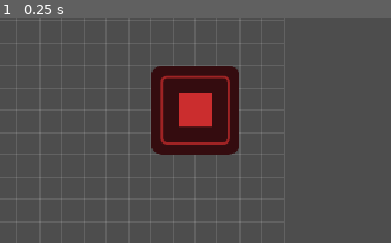
Above: before the commit, frame 1.
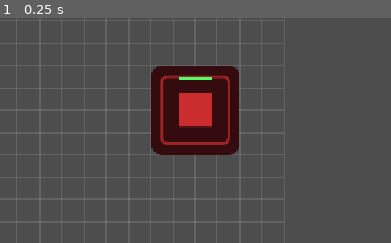
Above: after the commit, the same moment.

Repository: milinddashrathjoshi-pixel/WAR-GAME
Game: Godot game, scene res://scenes/main/main.tscn
Two runs of this game, one before a commit and one after it. Both use one fixed random seed, a clock stepped at 60 frames per second and the inputs below.
Inputs:
- Up to frame 1 (0.25 s): no input
The pictures show only the part of the screen within x 48-98%, y 0-50%; the shares and areas given below are measured in that part.

The runs differ from the first frame. In frame 1, 0.1% of the frame differs, in the area x 45-55%, y 26-28%.

Commit message:
Phase 3 MVP: combat, victory state, health bar — and bake UIDs
Phase 3 (combat loop):
- Building emits hp_changed and destroyed signals; take_damage clamps HP and
  fires both before queue_free.
- Infantry adds an attack loop: once arrived at the enemy ring cell it deals
  `damage` every `attack_interval` seconds. Idles when the target is gone.
- Level connects to the enemy Command Center's destroyed signal and emits a
  victory_triggered signal of its own.
- HealthBar (custom _draw Node2D) attaches to the enemy CC scene and tracks
  parent.hp_changed with a red->green gradient bar above the sprite.
- HUD gains a VictoryOverlay (dimmed background + "VICTORY!" label + Play
  Again button that reloads the scene). Wired via call_deferred so the
  connection survives Level._ready ordering.

UID bake (stops Godot from auto-modifying .tscn/.tres files on every open,
which was causing recurring `git pull` conflicts):
- Add .gd.uid sidecar for every script with a stable UID.
- Add uid="..." to every script ExtResource line across scenes and .tres
  resources so Godot trusts the committed identity.

https://claude.ai/code/session_019U8oQH6MLbad7Ncp5CKgn1

Diff:
--- a/scenes/buildings/enemy_command_center.tscn
+++ b/scenes/buildings/enemy_command_center.tscn
@@ -1,7 +1,8 @@
-[gd_scene load_steps=3 format=3 uid="uid://b0enemycc0001"]
+[gd_scene load_steps=4 format=3 uid="uid://b0enemycc0001"]
 
-[ext_resource type="Script" path="res://scripts/buildings/building.gd" id="1_bld"]
+[ext_resource type="Script" uid="uid://b1arwbuilding" path="res://scripts/buildings/building.gd" id="1_bld"]
 [ext_resource type="Texture2D" path="res://icon.svg" id="2_tex"]
+[ext_resource type="PackedScene" uid="uid://b0healthbar01" path="res://scenes/ui/health_bar.tscn" id="3_hb"]
 
 [node name="EnemyCommandCenter" type="Node2D"]
 script = ExtResource("1_bld")
@@ -10,3 +11,5 @@
 modulate = Color(0.9, 0.2, 0.2, 1)
 scale = Vector2(2, 2)
 texture = ExtResource("2_tex")
+
+[node name="HealthBar" parent="." instance=ExtResource("3_hb")]
--- /dev/null
+++ b/scenes/ui/health_bar.tscn
@@ -0,0 +1,6 @@
+[gd_scene load_steps=2 format=3 uid="uid://b0healthbar01"]
+
+[ext_resource type="Script" uid="uid://b1arwhealthbr" path="res://scripts/ui/health_bar.gd" id="1_hb"]
+
+[node name="HealthBar" type="Node2D"]
+script = ExtResource("1_hb")
--- a/scenes/ui/hud.tscn
+++ b/scenes/ui/hud.tscn
@@ -53,6 +53,49 @@
 size_flags_horizontal = 3
 text = "Cancel"
 
+[node name="VictoryOverlay" type="Control" parent="."]
+layout_mode = 3
+anchors_preset = 15
+anchor_right = 1.0
+anchor_bottom = 1.0
+grow_horizontal = 2
+grow_vertical = 2
+mouse_filter = 0
+
+[node name="BG" type="ColorRect" parent="VictoryOverlay"]
+layout_mode = 1
+anchors_preset = 15
+anchor_right = 1.0
+anchor_bottom = 1.0
+grow_horizontal = 2
+grow_vertical = 2
+color = Color(0, 0, 0, 0.65)
+
+[node name="Center" type="CenterContainer" parent="VictoryOverlay"]
+layout_mode = 1
+anchors_preset = 15
+anchor_right = 1.0
+anchor_bottom = 1.0
+grow_horizontal = 2
+grow_vertical = 2
+
+[node name="VBox" type="VBoxContainer" parent="VictoryOverlay/Center"]
+layout_mode = 2
+theme_override_constants/separation = 24
+
+[node name="VictoryLabel" type="Label" parent="VictoryOverlay/Center/VBox"]
+layout_mode = 2
+theme_override_font_sizes/font_size = 72
+text = "VICTORY!"
+horizontal_alignment = 1
+
+[node name="PlayAgainButton" type="Button" parent="VictoryOverlay/Center/VBox"]
+layout_mode = 2
+size_flags_horizontal = 4
+custom_minimum_size = Vector2(220, 60)
+text = "Play Again"
+
 [connection signal="pressed" from="Root/ButtonBar/CommandCenterButton" to="." method="_on_command_center_button_pressed"]
 [connection signal="pressed" from="Root/ButtonBar/BarracksButton" to="." method="_on_barracks_button_pressed"]
 [connection signal="pressed" from="Root/ButtonBar/CancelButton" to="." method="_on_cancel_button_pressed"]
+[connection signal="pressed" from="VictoryOverlay/Center/VBox/PlayAgainButton" to="." method="_on_play_again_button_pressed"]
--- a/scripts/buildings/building.gd
+++ b/scripts/buildings/building.gd
@@ -1,7 +1,11 @@
 class_name Building
 extends Node2D
 ## Base for all placeable buildings. Footprint/cost/hp come from its BuildingData
-## so behaviour is data-driven. take_damage() is the Phase 3 combat hook.
+## so behaviour is data-driven. Emits hp_changed (for health bars) and destroyed
+## (for win/lose checks) — used by Phase 3 combat.
+
+signal hp_changed(current: int, max_hp: int)
+signal destroyed
 
 @export var data: BuildingData
 
@@ -13,11 +17,16 @@
 	data = p_data
 	origin_cell = p_origin
 	hp = p_data.max_hp
+	hp_changed.emit(hp, p_data.max_hp)
 
 
-func take_damage(amount: int) -> void:   # Phase 3 hook
+func take_damage(amount: int) -> void:
+	if hp <= 0:
+		return
 	hp = max(0, hp - amount)
+	hp_changed.emit(hp, data.max_hp)
 	if hp == 0:
+		destroyed.emit()
 		_on_destroyed()
 
 
--- a/scripts/level/level.gd
+++ b/scripts/level/level.gd
@@ -1,8 +1,10 @@
 class_name Level
 extends Node2D
 ## Arena coordinator. Spawns the pre-placed enemy building, spawns Infantry on
-## request from the Barracks, and serves the current attack target. Lives in the
-## "level" group so buildings/units can find it without hard references.
+## request from the Barracks, serves the current attack target, and emits
+## victory_triggered when the enemy is destroyed.
+
+signal victory_triggered
 
 @export var grid_path: NodePath
 @export var placement_path: NodePath
@@ -32,6 +34,11 @@
 	e.global_position = grid.footprint_center_to_world(enemy_cell, enemy_data.footprint)
 	grid.occupy_area(enemy_cell, enemy_data.footprint, e)
 	e.add_to_group("enemy_buildings")
+	e.destroyed.connect(_on_enemy_destroyed)
+
+
+func _on_enemy_destroyed() -> void:
+	victory_triggered.emit()
 
 
 # Called by the Barracks when tapped. Spawns the unit on a free cell on the
@@ -42,7 +49,7 @@
 	var ring_cell := grid.get_attack_cell(
 		from_building.origin_cell, from_building.data.footprint, from_building.origin_cell)
 	if ring_cell.x < 0:
-		return   # no free adjacent cell — building is fully boxed in
+		return
 	var u := infantry_scene.instantiate()
 	units_root.add_child(u)
 	u.global_position = grid.cell_center_to_world(ring_cell)
--- /dev/null
+++ b/scripts/ui/health_bar.gd
@@ -0,0 +1,30 @@
+extends Node2D
+## Simple HP bar drawn above its parent Building. Connects to the parent's
+## hp_changed signal at runtime — attach as a child of any Building scene.
+
+@export var width: float = 96.0
+@export var height: float = 10.0
+@export var offset_y: float = -96.0
+@export var bg_color: Color = Color(0, 0, 0, 0.7)
+@export var low_color: Color = Color(0.9, 0.2, 0.2)
+@export var high_color: Color = Color(0.3, 1.0, 0.4)
+
+var _value: float = 1.0
+
+
+func _ready() -> void:
+	var parent := get_parent()
+	if parent and parent.has_signal("hp_changed"):
+		parent.hp_changed.connect(_on_hp_changed)
+
+
+func _on_hp_changed(current: int, max_hp: int) -> void:
+	_value = float(current) / float(max_hp) if max_hp > 0 else 0.0
+	queue_redraw()
+
+
+func _draw() -> void:
+	var pos := Vector2(-width * 0.5, offset_y)
+	draw_rect(Rect2(pos, Vector2(width, height)), bg_color)
+	draw_rect(Rect2(pos, Vector2(width * _value, height)),
+		low_color.lerp(high_color, _value))
--- a/scripts/ui/hud.gd
+++ b/scripts/ui/hud.gd
@@ -1,6 +1,7 @@
 extends CanvasLayer
-## Minimal HUD: live Credits readout + build buttons that hand a BuildingData to
-## the PlacementController. Button pressed signals are wired in hud.tscn.
+## Minimal HUD: live Credits readout, build buttons, and a Victory overlay shown
+## when the Level emits victory_triggered. The "Play Again" button reloads the
+## current scene for a quick replay loop.
 
 @export var placement_path: NodePath
 @export var command_center_data: BuildingData
@@ -8,11 +9,21 @@
 
 @onready var _placement: PlacementController = get_node(placement_path)
 @onready var _credits_label: Label = $Root/CreditsLabel
+@onready var _victory_overlay: Control = $VictoryOverlay
 
 
 func _ready() -> void:
 	Economy.credits_changed.connect(_on_credits_changed)
 	_on_credits_changed(Economy.credits)
+	_victory_overlay.visible = false
+	# Level._ready may not have added itself to the "level" group yet — defer.
+	call_deferred("_wire_level_signals")
+
+
+func _wire_level_signals() -> void:
+	var level := get_tree().get_first_node_in_group("level") as Level
+	if level:
+		level.victory_triggered.connect(_on_victory)
 
 
 func _on_credits_changed(amount: int) -> void:
@@ -29,3 +40,11 @@
 
 func _on_cancel_button_pressed() -> void:
 	_placement.cancel_placement()
+
+
+func _on_victory() -> void:
+	_victory_overlay.visible = true
+
+
+func _on_play_again_button_pressed() -> void:
+	get_tree().reload_current_scene()
--- a/scripts/units/infantry.gd
+++ b/scripts/units/infantry.gd
@@ -1,17 +1,20 @@
 class_name Infantry
 extends Node2D
 ## Basic ground unit. On spawn it locates the enemy target via the Level, asks
-## the grid for an AStar path to a free cell beside it, and walks the waypoints.
-## Reaching the target fires _on_reached_target() — the Phase 3 combat hook.
+## the grid for an AStar path to a free cell beside it, walks the waypoints,
+## then enters an attack loop dealing `damage` every `attack_interval` seconds.
 
 @export var speed: float = 120.0          # px/sec
 @export var arrive_epsilon: float = 2.0   # px snap distance to a waypoint
+@export var damage: int = 25
+@export var attack_interval: float = 0.7  # seconds between hits
 
 var _grid: GridManager
 var _target: Building
 var _path: PackedVector2Array = []
 var _path_index: int = 0
 var _arrived: bool = false
+var _attack_timer: float = 0.0
 
 
 func _ready() -> void:
@@ -36,11 +39,13 @@
 
 
 func _physics_process(delta: float) -> void:
-	if _arrived or not is_instance_valid(_target):
+	if not is_instance_valid(_target):
+		return   # target gone (destroyed) — idle in place
+	if _arrived:
+		_attack(delta)
 		return
 	if _path_index >= _path.size():
 		_arrived = true
-		_on_reached_target()
 		return
 	var dest := _path[_path_index]
 	var to_dest := dest - global_position
@@ -52,6 +57,8 @@
 		global_position += to_dest.normalized() * step
 
 
-func _on_reached_target() -> void:
-	# Phase 3 hook: begin the auto-attack loop against _target here.
-	pass
+func _attack(delta: float) -> void:
+	_attack_timer -= delta
+	if _attack_timer <= 0.0:
+		_target.take_damage(damage)
+		_attack_timer = attack_interval
Not shown, added: autoload/economy.gd.uid
Not shown: 1 places in data/barracks.tres that only renumber resources
Not shown: 1 places in data/command_center.tres that only renumber resources
Not shown: 1 places in data/enemy_command_center.tres that only renumber resources
Not shown: 1 places in scenes/buildings/barracks.tscn that only renumber resources
Not shown: 1 places in scenes/buildings/command_center.tscn that only renumber resources
Not shown: 1 places in scenes/main/main.tscn that only renumber resources
Not shown: 1 places in scenes/ui/hud.tscn that only renumber resources
Not shown: 1 places in scenes/units/infantry.tscn that only renumber resources
Not shown, added: scripts/buildings/barracks.gd.uid
Not shown, added: scripts/buildings/building.gd.uid
Not shown, added: scripts/buildings/building_data.gd.uid
(and 6 more such lines)
